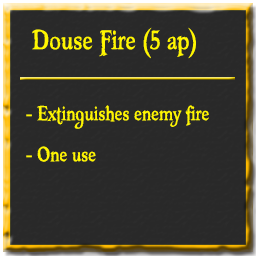
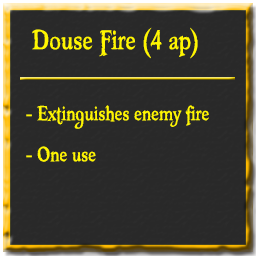
Before/after of a 256x256 layered artwork. What changed in the layer stack:
renamed "Douse Fire (5 ap)" to "Douse Fire (4 ap)", painted on it over box(150, 27, 198, 59)
